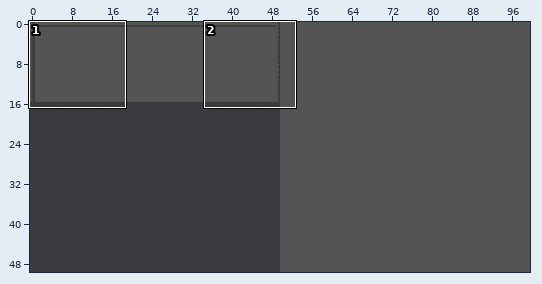
Level history. Tiled map: res/level/smallcrypt/smallcrypt.tmx. The picture above shows the old version from afar; the outline marks the close-up.
Close-up. The starting point:
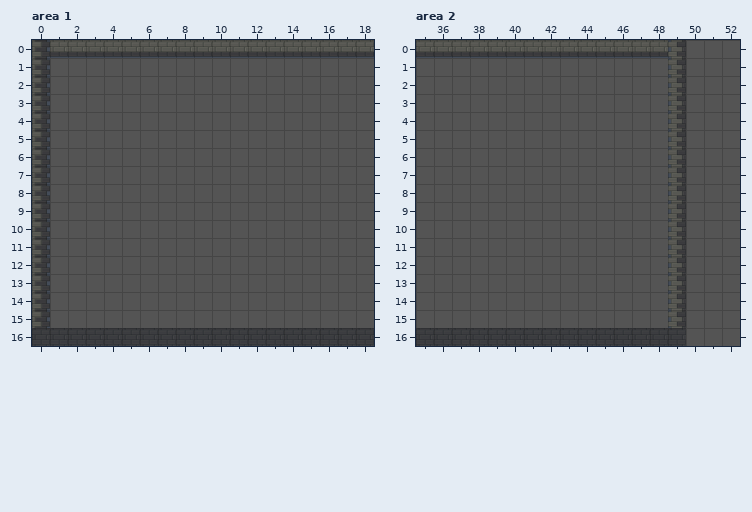
Cells are 50x50 px. Shown: area 1 x 0..18, y 0..16; area 2 x 35..52, y 0..16. The commit also changed other parts of the map, which this record leaves out. The old version is drawn lined up with the new one.
And afterwards:
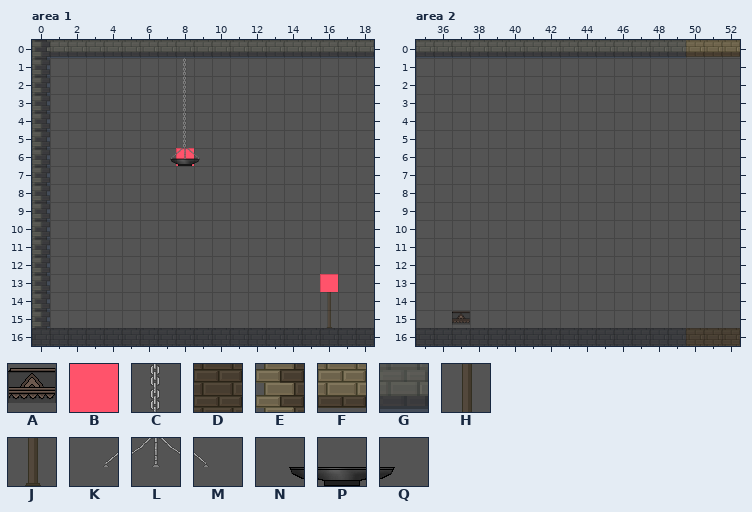
Key: from "tileset_level_dynamic_tiles": A 124, B 229; from "tileset_level_smallcrypt": C 23, D 76, E 144, F 165, G 212, H 241, J 264, K 299, L 300, M 301, N 322, P 323, Q 324.
_ is an empty cell, . an unchanged one.
Objects are placed by their top-left corner, in cells (3,4 is the top-left corner of cell 3,4); size is 1x1 cell unless given.
Tiles of an added or newly shown layer are drawn over the layers below it.
See-through tiles are keyed as they look on the map.
From the commit log: added particle skin: green fire added particle skin: green embers chests can now be scripted for onLoot
The exact change:
map size 50x50 -> 100x30 cells
--- layer "BG 1", area 1
@@ x 16..16 @@
-14 _
-15 _
+14 H
+15 J
--- layer "dynamic", area 1
@@ x 8..8 @@
- 6 _
+ 6 B
@@ x 16..16 @@
-13 _
+13 B
--- layer "LFG 1", area 1
@@ x 7..9 @@
- 1 ._.
- 2 ._.
- 3 ._.
- 4 ._.
- 5 ._.
- 6 ___
+ 1 .C.
+ 2 .C.
+ 3 .C.
+ 4 .C.
+ 5 .C.
+ 6 NPQ
--- layer "LFG 2" (added), area 1
@@ x 7..9 @@
- 6 ___
+ 6 KLM
--- layer "BG 1", area 2
@@ x 50..52 @@
-16 ___
+16 DDD
--- layer "LFG 1", area 2
@@ x 49..52 @@
- 0 E___
- 1 E...
- 2 E...
- 3 E...
- 4 E...
- 5 E...
- 6 E...
- 7 E...
- 8 E...
- 9 E...
-10 E...
-11 E...
-12 E...
-13 E...
-14 E...
-15 E...
+ 0 FFFF
+ 1 _...
+ 2 _...
+ 3 _...
+ 4 _...
+ 5 _...
+ 6 _...
+ 7 _...
+ 8 _...
+ 9 _...
+10 _...
+11 _...
+12 _...
+13 _...
+14 _...
+15 _...
--- layer "collidable", area 2
@@ x 49..49 @@
- 1 G
- 2 G
- 3 G
- 4 G
- 5 G
- 6 G
- 7 G
- 8 G
- 9 G
-10 G
-11 G
-12 G
-13 G
-14 G
-15 G
+ 1 _
+ 2 _
+ 3 _
+ 4 _
+ 5 _
+ 6 _
+ 7 _
+ 8 _
+ 9 _
+10 _
+11 _
+12 _
+13 _
+14 _
+15 _
--- layer "chest", area 2
+A at 37,15
Where, in picture pixels (left, top, right, bottom), the same in both close-ups:
added: (170, 58, 200, 166)
added: (320, 274, 338, 328)
changed: (668, 40, 740, 346)
added: (452, 311, 470, 325)
